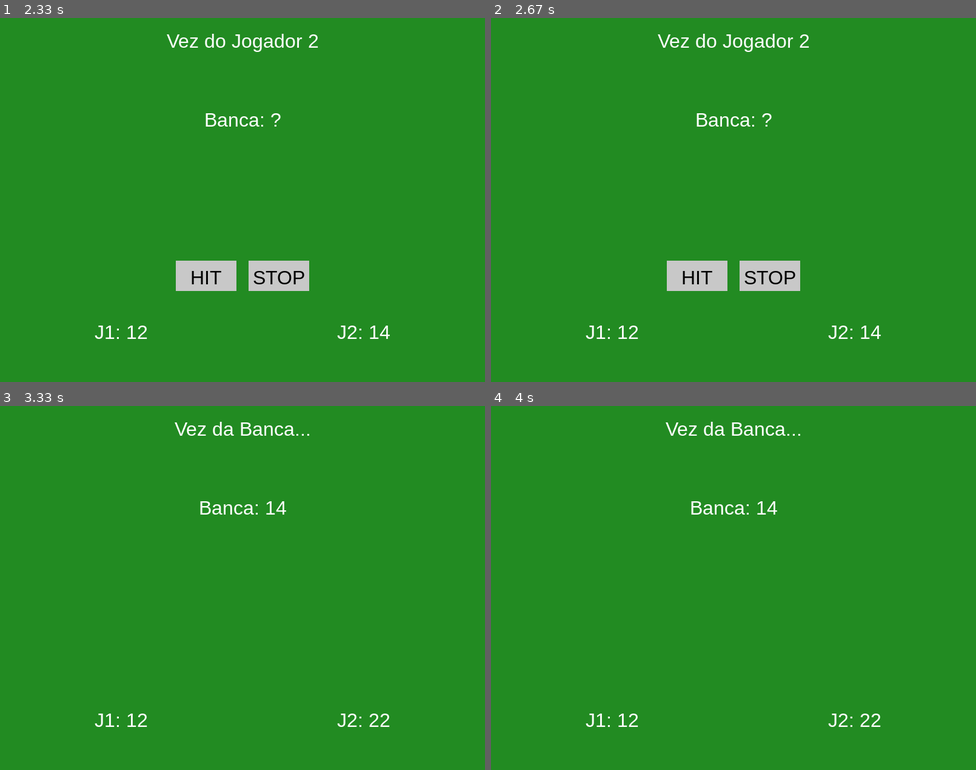
Above: before the commit, frames 1-4 (two rows, left to right).
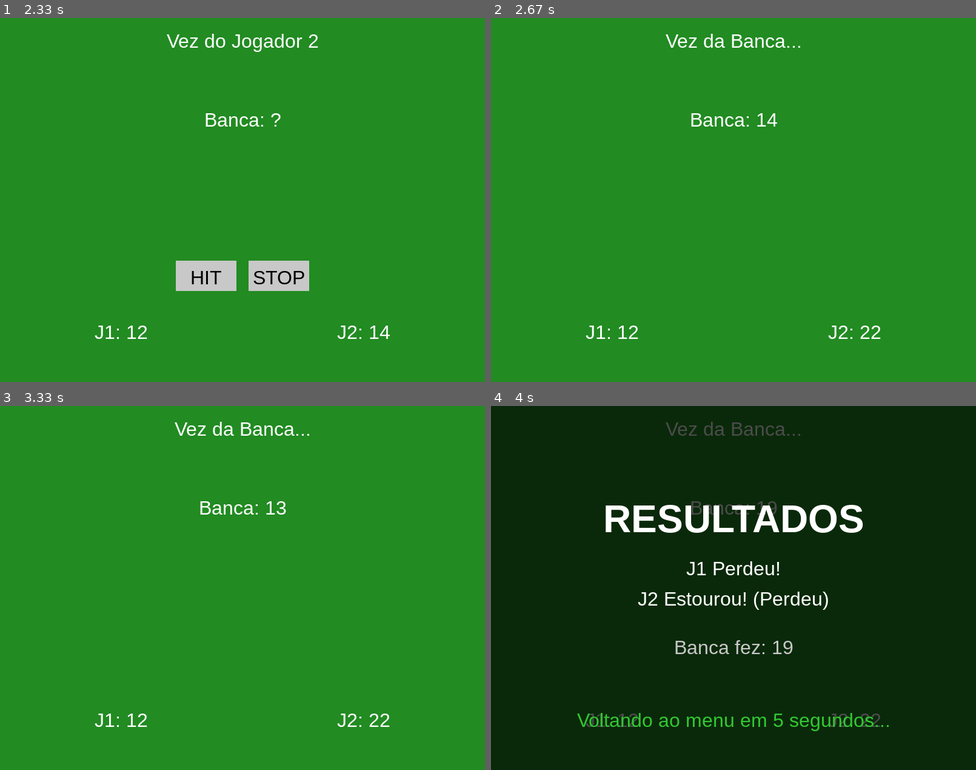
Above: after the commit, the same moments.

Repository: lukacb/Pygame---Blackjack
Game: pygame game, started from main.py
Two runs of this game, one before a commit and one after it. Both use one fixed random seed, a clock stepped at 60 frames per second and the inputs below.
Inputs (mouse positions are in pixels of both pictures, inside the frame that each line leads up to):
- Up to frame 1 (2.33 s): click "JOGAR" at 0.38 s; click (291, 280) at 0.72 s; click "HIT" at 2.05 s
- Up to frame 2 (2.67 s): no input
- Up to frame 3 (3.33 s): click (426, 726) at 2.88 s; click (164, 467) at 3.22 s
- Up to frame 4 (4 s): click (859, 555) at 3.55 s

Frame 1 is identical in both runs. In frame 2, 3.0% of the frame differs, in the area x 34-81%, y 4-89%; in frame 3, less than 0.1%; in frame 4, 100%, in the area x 0-100%, y 0-100%.

Commit message:
função dos resultados

Diff:
--- a/main.py
+++ b/main.py
@@ -55,6 +55,35 @@
         as_no_jogo -= 1
 
     return pontos
+
+def conferir_resultados(p_j1, p_j2, p_banca):
+    resultados = {"j1": "", "j2": ""}
+
+    # Lógica para o Jogador 1
+    if p_j1 > 21:
+        resultados["j1"] = "J1 Estourou! (Perdeu)"
+    elif p_banca > 21:
+        resultados["j1"] = "J1 Ganhou! (Banca estourou)"
+    elif p_j1 > p_banca:
+        resultados["j1"] = "J1 Ganhou!"
+    elif p_j1 < p_banca:
+        resultados["j1"] = "J1 Perdeu!"
+    else:
+        resultados["j1"] = "J1 Empatou (Push)"
+
+    # Lógica para o Jogador 2
+    if p_j2 > 21:
+        resultados["j2"] = "J2 Estourou! (Perdeu)"
+    elif p_banca > 21:
+        resultados["j2"] = "J2 Ganhou! (Banca estourou)"
+    elif p_j2 > p_banca:
+        resultados["j2"] = "J2 Ganhou!"
+    elif p_j2 < p_banca:
+        resultados["j2"] = "J2 Perdeu!"
+    else:
+        resultados["j2"] = "J2 Empatou (Push)"
+
+    return resultados
 
 # --- 3. FUNÇÕES DE APOIO VISUAL ---
 def desenhar_texto(texto, fonte, cor, x, y):
@@ -162,23 +191,32 @@
 
         # --- LÓGICA DA BANCA ---
         if turno == 2 and not jogo_finalizado:
-            pygame.display.update()
-            pygame.time.delay(1000) # Pausa para a banca jogar
-
-            # Regra clássica: Banca para no 17
             if calcular_pontuacao(mao_banca) < 17:
+                pygame.time.delay(500) # Pequeno delay para a banca não ser instantânea
                 mao_banca.append(baralho.pop())
             else:
+                # A banca parou, agora calculamos os vencedores
+                res = conferir_resultados(ponto_j1, ponto_j2, ponto_banca)
                 jogo_finalizado = True
-                # Aqui chamar uma função para comparar quem ganhou
 
         if jogo_finalizado:
-            # Lógica para mostrar quem ganhou e voltar ao menu
-            # Por enquanto, apenas volta após 3 segundos
-            pygame.time.delay(3000)
+            # Escurece um pouco a tela para o texto aparecer melhor
+            overlay = pygame.Surface((LARGURA, ALTURA))
+            overlay.set_alpha(180)
+            overlay.fill((0, 0, 0))
+            tela.blit(overlay, (0,0))
+
+            # Exibe os resultados na tela
+            desenhar_texto("RESULTADOS", fonte_titulo, BRANCO, LARGURA // 2, 150)
+            desenhar_texto(res["j1"], fonte_menu, BRANCO, LARGURA // 2, 250)
+            desenhar_texto(res["j2"], fonte_menu, BRANCO, LARGURA // 2, 300)
+            desenhar_texto(f"Banca fez: {ponto_banca}", fonte_menu, CINZA, LARGURA // 2, 380)
+
+            desenhar_texto("Voltando ao menu em 5 segundos...", fonte_menu, VERDE_BOTAO, LARGURA // 2, 500)
+
+            pygame.display.update()
+            pygame.time.delay(5000)
             return "MENU"
-
-        pygame.display.update()
 
 estado = "MENU"
 while True:
